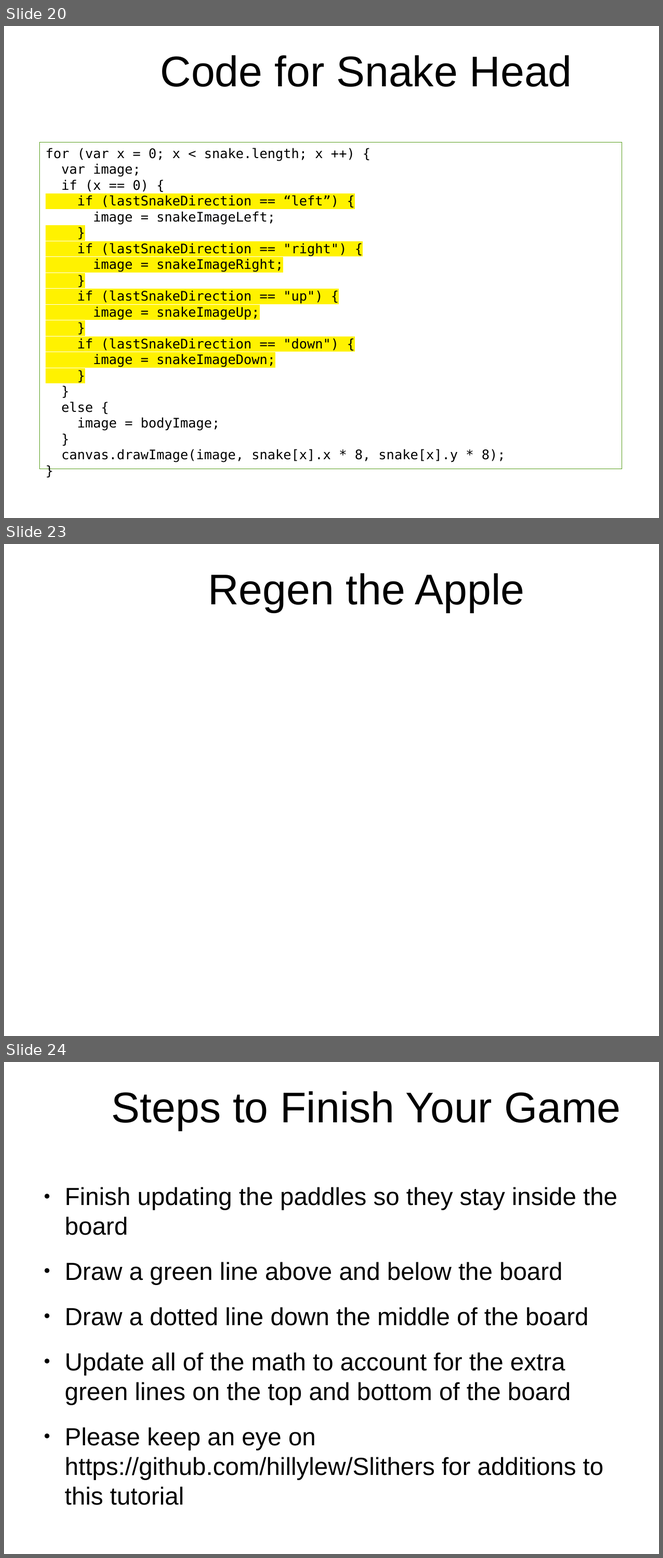
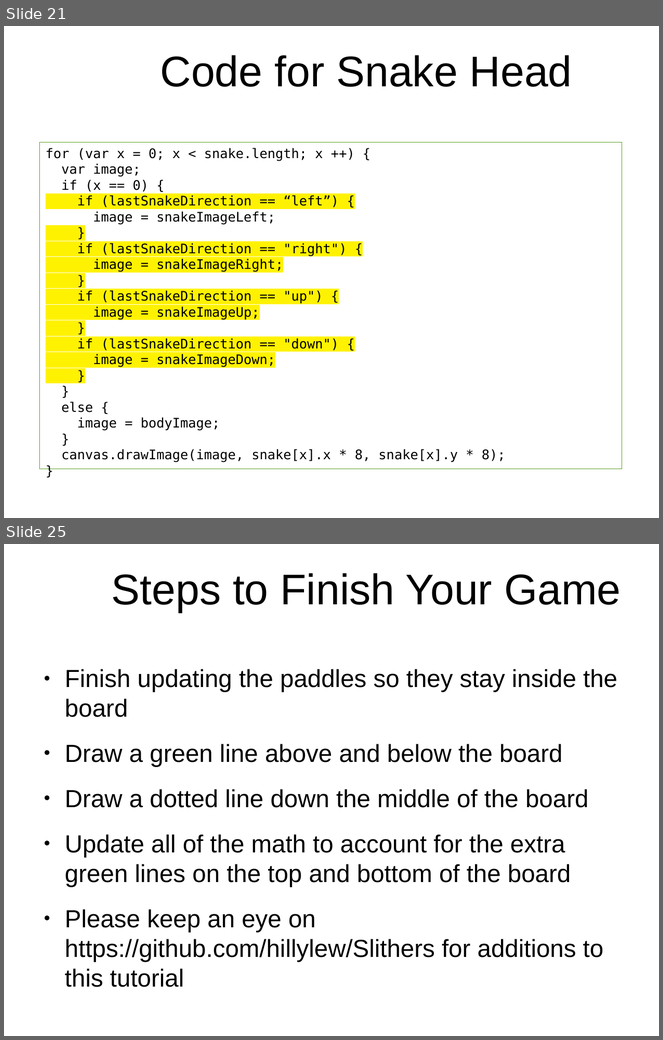
Before and after one commit to originalgrego/Slithers, a slide deck: Slithers - Explorathon 2018.odp. Shown one above the other, each under a label of ours: slides 20, 23 and 24 before the commit, slides 21 and 25 after it; the slides between them are not shown. The pictures are 663x1558 and 663x1040 pixels, drawn with LibreOffice and Linux fonts; fonts in the diff are those of the drawing; background and template pictures are left out. Boxes give left, top, right and bottom in pixels: in the first picture for what was removed or moved away, otherwise in the second. Text is boxed around its words. In the diff, an @@ line names an element or a change of style, - is before the commit and + after.

```diff
--- a/Slithers - Explorathon 2018.odp
+++ b/Slithers - Explorathon 2018.odp
@@ slide 23 removed at <box>4,544,659,1036</box>, background picture (left out) @@
@@ title removed at <box>208,573,525,612</box> @@
-Regen the Apple
@@ what was slide 20 is now slide 21 @@
@@ what was slide 24 is now slide 25 @@
```
Also in this commit, not shown: 1 slide changed, 4 slides added, 2 other slides removed, 1 other file.
